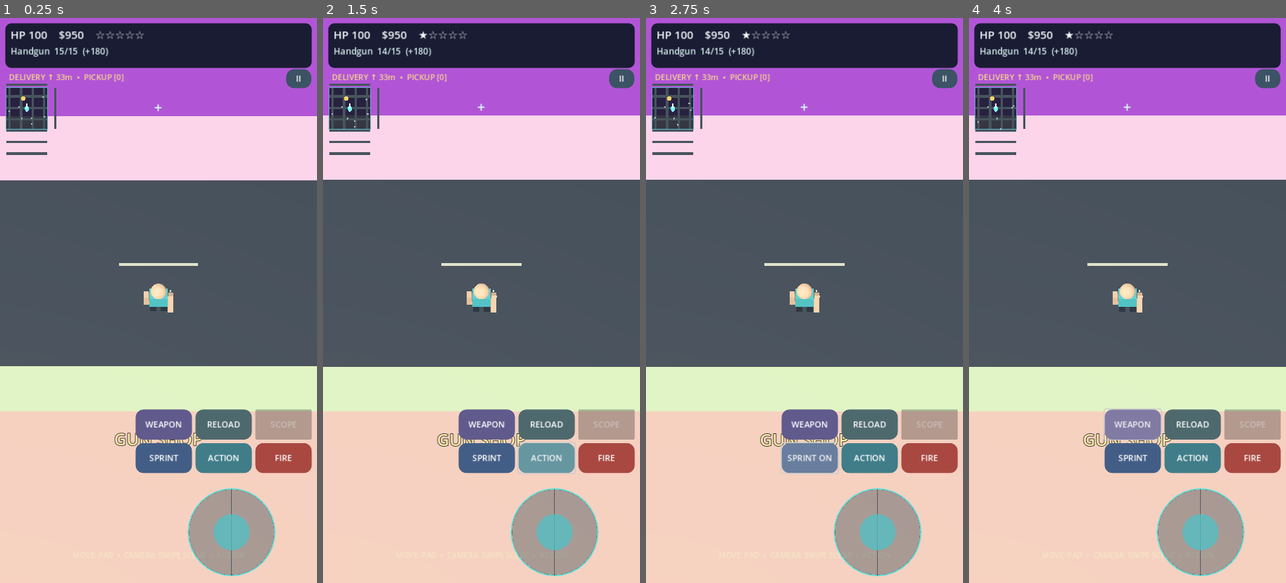
Above: before the commit, frames 1-4 (left to right).
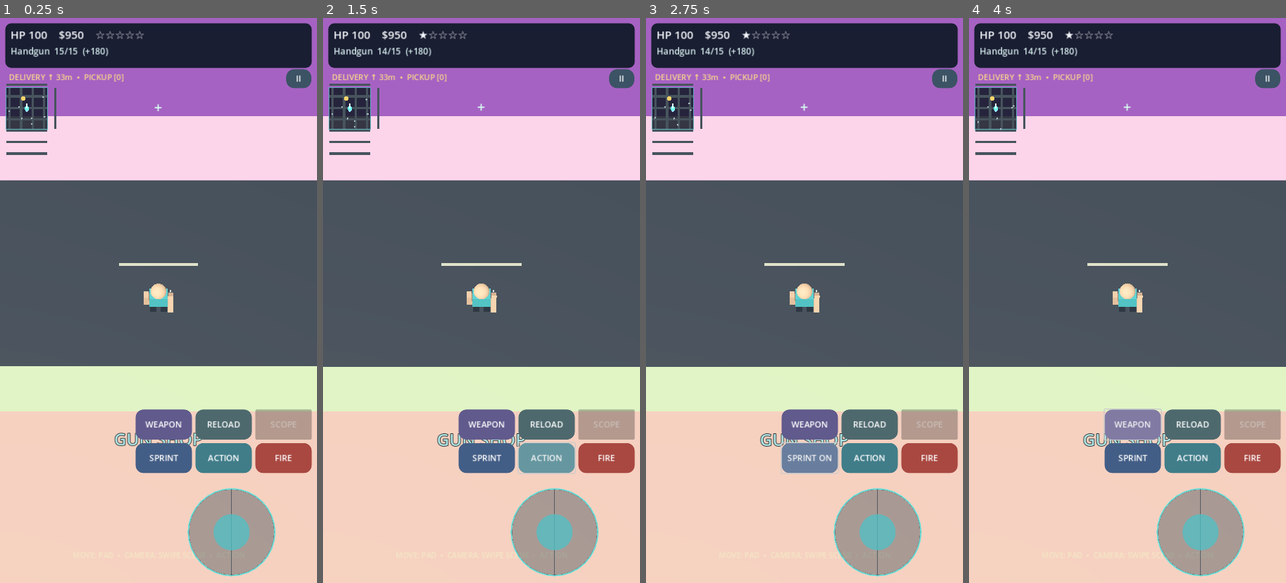
Above: after the commit, the same moments.

Repository: shejklgaia-png/Gt_a_like_game
Game: Godot game, scene res://scenes/main.tscn
Two runs of this game, one before a commit and one after it. Both use one fixed random seed, a clock stepped at 60 frames per second and the inputs below.
Inputs:
- Up to frame 1 (0.25 s): no input
- Up to frame 2 (1.5 s): click "FIRE" at 0.5 s; click "ACTION" at 1.25 s
- Up to frame 3 (2.75 s): click "SPRINT" at 2 s
- Up to frame 4 (4 s): click "SPRINT ON" at 2.75 s; click "WEAPON" at 3.5 s

The runs differ from the first frame. In frame 1, 0.1% of the frame differs, in the area x 36-64%, y 51-76%; in frame 2, 0.4%, in the area x 0-100%, y 17-76%; in frame 3, 0.4%; in frame 4, 0.4%.

Commit message:
Rezone the 36 city blocks with shops, apartment listings, alley clearances and new road geometry

Diff:
--- a/scripts/city.gd
+++ b/scripts/city.gd
@@ -7,6 +7,8 @@
 const UrbanAssets = preload("res://scripts/urban_assets.gd")
 const TrafficLights = preload("res://scripts/traffic_light_visuals.gd")
 const NavigationGrid = preload("res://scripts/nav_grid.gd")
+const Districts = preload("res://scripts/district_data.gd")
+const Roads = preload("res://scripts/city_roads.gd")
 var buildings: Array[Dictionary] = []
 var cars: Array[PocketVehicle] = []
 var people: Array[PocketActor] = []
@@ -25,7 +27,7 @@
 
 func build_city() -> void:
 	rng.seed = 234894
-	Shapes.box(self, Vector3(0, -0.35, 0), Vector3(280, 0.7, 280), Color("#465958"), true)
+	Shapes.box(self, Vector3(0, -0.35, 0), Vector3(374, 0.7, 374), Color("#465958"), true)
 	for n in range(-3, 4):
 		var pos := float(n) * 36.0
 		Shapes.box(self, Vector3(pos, 0.010, 0), Vector3(10.0, 0.02, 246), ROAD_COLOR)
@@ -35,6 +37,8 @@
 	for ix in range(-3, 3):
 		for iz in range(-3, 3):
 			create_building(ix, iz)
+	Roads.install(self, buildings)
+	add_district_markers()
 	navigation = NavigationGrid.new()
 	for building in buildings:
 		navigation.building(building["position"], float(building["width"]) * 0.5, float(building["depth"]) * 0.5)
@@ -109,19 +113,27 @@
 
 
 func create_building(ix: int, iz: int) -> void:
-	var cx := (float(ix) + 0.5) * 36.0
-	var cz := (float(iz) + 0.5) * 36.0
+	var block_center := Vector3((float(ix) + 0.5) * 36.0, 0, (float(iz) + 0.5) * 36.0)
+	var district: String = Districts.district_for(ix, iz)
+	var business: String = Districts.business_for(ix, iz, district)
+	var alley: bool = Districts.alley_for(ix, iz)
+	var cx: float = block_center.x - (4.2 if alley else 0.0)
+	var cz: float = block_center.z
 	var tall := rng.randi_range(11, 32)
 	var height := float(tall)
-	var width := rng.randf_range(18.5, 20.0)
+	var width := rng.randf_range(10.8, 11.4) if alley else rng.randf_range(18.5, 20.0)
 	var depth := rng.randf_range(18.5, 20.0)
-	var shop := ix == 0 and iz == -1
+	var shop := business == "gun"
 	if shop:
 		height = 12.0
 	var sidewalk_color: Color = SIDEWALK_COLORS[posmod(ix * 13 + iz * 7, SIDEWALK_COLORS.size())]
-	Shapes.box(self, Vector3(cx, 0.026, cz), Vector3(27, 0.04, 27), sidewalk_color) # Flat and nonblocking; streets and sidewalks share one physical ground plane.
+	Shapes.box(self, Vector3(block_center.x, 0.026, cz), Vector3(27, 0.04, 27), sidewalk_color) # Flat and nonblocking; streets and sidewalks share one physical ground plane.
 	var wall_hue := fposmod(float(ix + 3) * 0.207 + float(iz + 3) * 0.133 + rng.randf_range(-0.025, 0.025), 1.0)
-	var wall_color := Color.from_hsv(wall_hue, rng.randf_range(0.47, 0.69), rng.randf_range(0.74, 0.91))
+	var wall_color := Color.from_hsv(wall_hue, rng.randf_range(0.30, 0.59), rng.randf_range(0.63, 0.88))
+	if business in ["supermarket", "convenience", "clothing", "furniture", "market", "restaurant"]:
+		height = minf(height, 18.0)
+	if district == "office":
+		height = maxf(height, 26.0)
 	if shop:
 		wall_color = Color("#bc8178")
 	Shapes.box(self, Vector3(cx, height * 0.5 + 0.02, cz), Vector3(width, height, depth), wall_color, true)
@@ -129,8 +141,9 @@
 	var front_z := cz - depth / 2.0
 	var door := Vector3(cx, 0, front_z - 1.1)
 	Shapes.box(self, Vector3(cx, 1.62, front_z - 0.075), Vector3(2.65, 3.25, 0.14), Color("#162534"))
-	Shapes.box(self, Vector3(cx, 2.95, front_z - 0.18), Vector3(3.0, 0.2, 0.28), Color("#00d5c2") if not shop else Color("#ffcc74"))
-	Shapes.sign3d(self, "GUN SHOP" if shop else "ENTER", Vector3(cx, 4.05, front_z - 0.6), Color("#ffdf8a") if shop else Color("#91e7df"))
+	var accent: Color = Districts.DISTRICT_COLORS[district]
+	Shapes.box(self, Vector3(cx, 2.95, front_z - 0.18), Vector3(3.0, 0.2, 0.28), accent)
+	Shapes.sign3d(self, String(Districts.BUSINESS_NAMES[business]), Vector3(cx, 4.05, front_z - 0.6), accent)
 	var window_mesh := BoxMesh.new()
 	window_mesh.size = Vector3(2.7, 1.7, 0.13)
 	var transforms: Array[Transform3D] = []
@@ -156,6 +169,12 @@
 	buildings.append({
 		"id": "lot_%d_%d" % [ix, iz],
 		"position": Vector3(cx, 0, cz),
+		"block_center": block_center,
+		"district": district,
+		"district_name": Districts.LABELS[district],
+		"business": business,
+		"home_price": Districts.home_price(ix, iz, district),
+		"alley": alley,
 		"door": door,
 		"shop": shop,
 		"height": height,
@@ -164,6 +183,22 @@
 		"wall_color": wall_color,
 		"sidewalk_color": sidewalk_color
 	})
+
+
+func add_district_markers() -> void:
+	var signs := Node3D.new()
+	signs.name = "DistrictGateways"
+	add_child(signs)
+	var representative: Dictionary = {}
+	for lot in buildings:
+		var district: String = String(lot["district"])
+		if not representative.has(district):
+			representative[district] = lot
+	for key in representative:
+		var building: Dictionary = representative[key]
+		var point: Vector3 = building["door"]
+		var tint: Color = Districts.DISTRICT_COLORS[String(key)]
+		Shapes.sign3d(signs, String(Districts.LABELS[String(key)]), point + Vector3(0, 8.0, -1), tint)
 
 
 func add_street_props() -> void:
